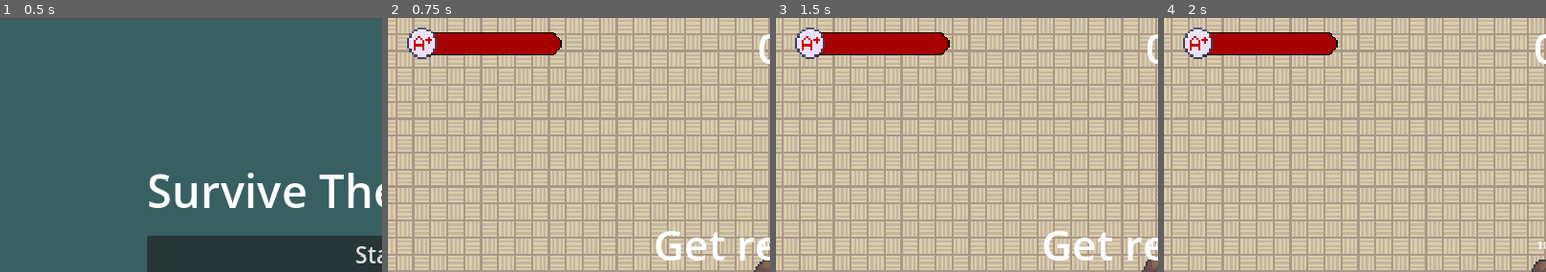
Above: before the commit, frames 1-4 (left to right).
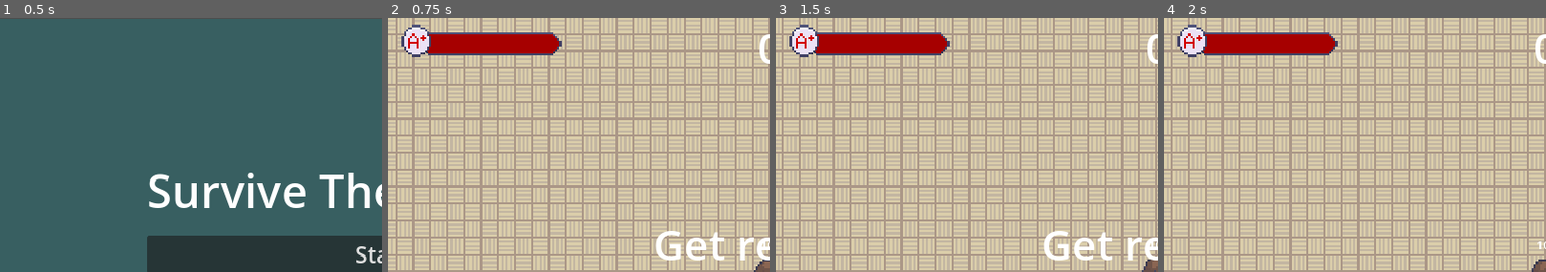
Above: after the commit, the same moments.

Repository: LimZiJia/SurviveTheSemester
Game: Godot game, scene res://gui/start_screen.tscn
Two runs of this game, one before a commit and one after it. Both use one fixed random seed, a clock stepped at 60 frames per second and the inputs below.
Inputs (mouse positions are % of the whole screen's width and height, from its top left):
- Up to frame 1 (0.5 s): no input
- Up to frame 2 (0.75 s): click "Start" at 0.5 s
- Up to frame 3 (1.5 s): tap Enter at 1.25 s; move the mouse to (72, 45) at 1.27 s; hold D (move_right) from 1.28 s (still down); tap Space (attack) at 1.35 s
- Up to frame 4 (2 s): keep holding D (move_right)
The pictures show only the part of the screen within x 0-50%, y 0-50%; the shares and areas given below are measured in that part.

Frame 1 is identical in both runs. In frame 2, 1.2% of the frame differs, in the area x 3-46%, y 2-17%; in frame 3, 1.2%; in frame 4, 1.2%.

Commit message:
finish skinning the healthbar

Diff:
--- a/overlays/AnimationPlayer.gd
+++ /dev/null
@@ -1,11 +0,0 @@
-extends AnimationPlayer
-
-
-# Called when the node enters the scene tree for the first time.
-func _ready():
-	pass # Replace with function body.
-
-
-# Called every frame. 'delta' is the elapsed time since the previous frame.
-func _process(delta):
-	pass
--- a/overlays/statuses.tscn
+++ b/overlays/statuses.tscn
@@ -23,7 +23,6 @@
 texture_over = ExtResource("2_sh37l")
 texture_progress = ExtResource("1_4nlhs")
 tint_under = Color(0.184314, 0.184314, 0.184314, 1)
-tint_over = Color(0, 0, 0, 1)
 tint_progress = Color(0.65098, 0, 0, 1)
 script = ExtResource("3_ae7m8")
 
@@ -32,10 +31,10 @@
 anchors_preset = 4
 anchor_top = 0.5
 anchor_bottom = 0.5
-offset_left = -21.0
-offset_top = -21.0
+offset_left = -29.0
+offset_top = -27.5
 offset_right = 19.0
-offset_bottom = 19.0
+offset_bottom = 20.5
 grow_vertical = 2
 texture = ExtResource("4_0t7pm")
 script = ExtResource("5_qejh5")
Binary file changed: assets/outer.png
Binary file changed: assets/under.png
